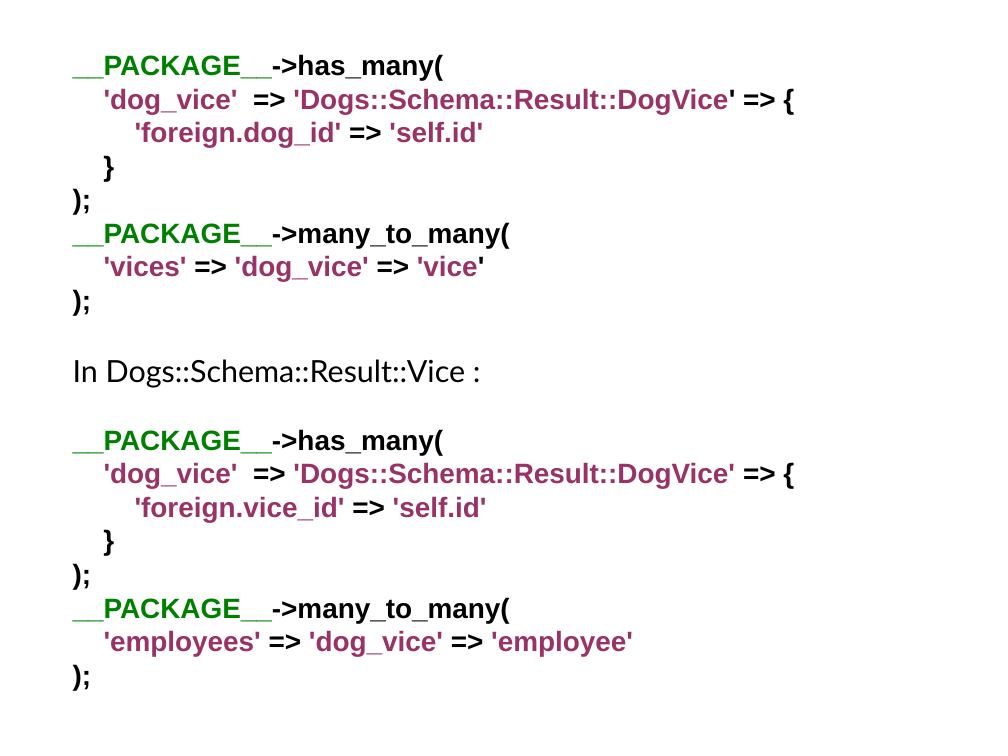
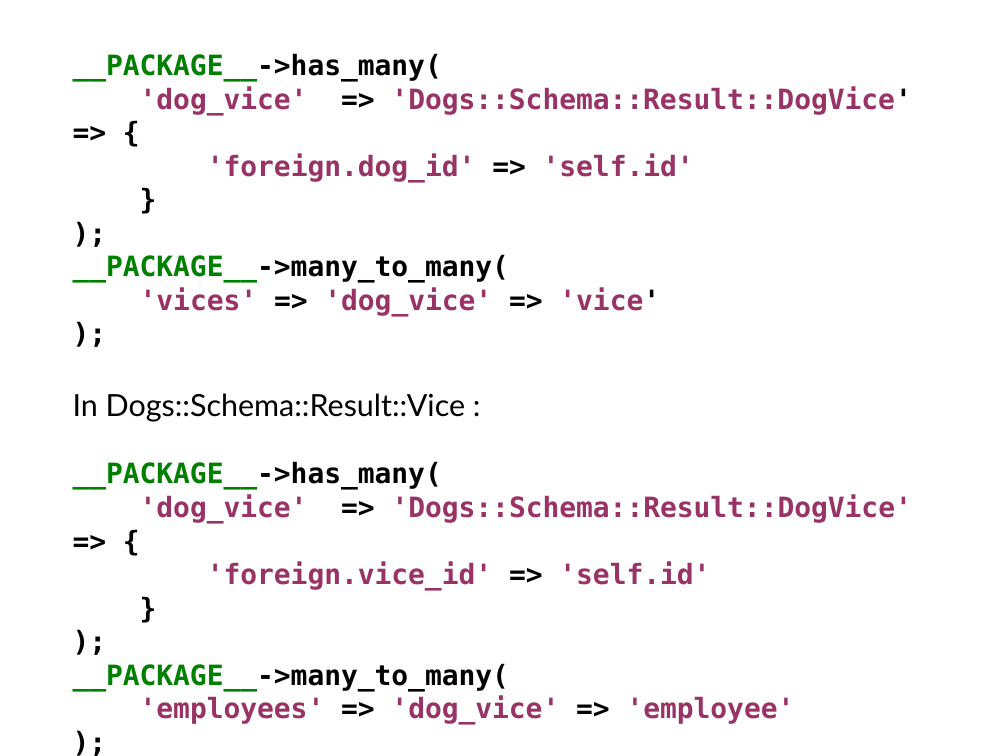
Before and after one commit to erezschatz/Presentation, a slide deck: slide 21 of dbix-class.odp (slide 20 before the commit). Drawn at 1008x756 pixels with LibreOffice and Linux fonts; fonts in the diff are those of the drawing. Boxes give left, top, right and bottom in pixels: in the first picture for what was removed or moved away, otherwise in the second. Text is boxed around its words. In the diff, an @@ line names an element or a change of style, - is before the commit and + after.

```diff
--- a/dbix-class.odp
+++ b/dbix-class.odp
@@ text at (x1=73, y1=53, x2=912, y2=724): font Arial to DejaVu Sans Mono @@
```
Also in this commit, not shown: 5 other slides changed, 10 slides added, 2 other files.
